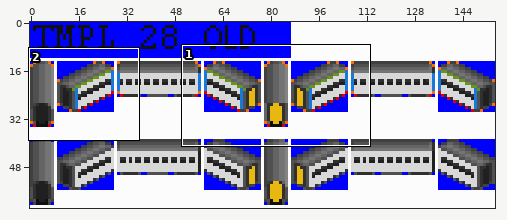
Sprite sheet -- gfx/Template/old_28px.png. The first picture is a wide view before the edit; the outline marks the close-up.
Close-up. Old version:
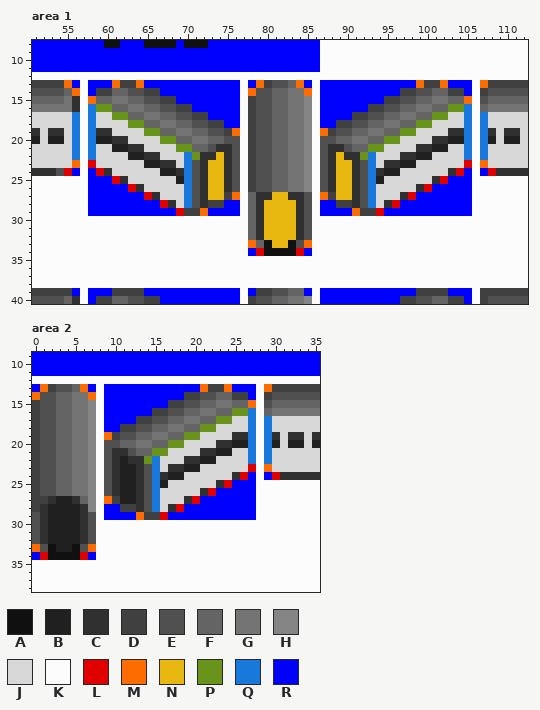
The file is 155x62 pixels. Colours within 5 levels of each other are drawn and written as one. Shown: area 1: x 51..112, y 8..40; area 2: x 0..35, y 9..38. The commit also changed other parts of the picture, which this record leaves out.
Palette (. is transparent): A #101010  B #202020  C #303030  D #404040  E #505050  F #646464  G #747474  H #848484  J #d8d8d8  K #fcfcfc  L #e00000  M #fc6c00  N #e8b810  P #68941c  Q #1878dc  R #0000ff
The same view after the edit:
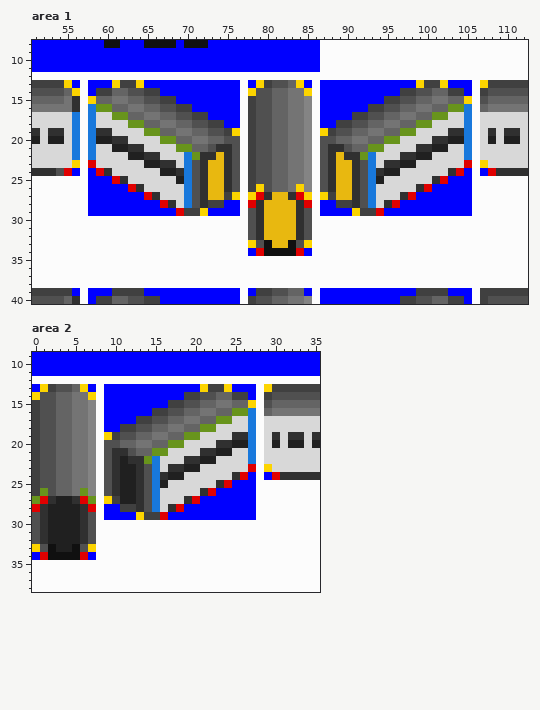
Diff:
colour M: #fc6c00 -> #fcd400
Area 1:
y 17..22: x 107 Q -> J
y 26: x 79 E -> M; x 84 G -> M
y 27: x 78..79 FC -> ML; x 84..85 CE -> LM
y 28: x 78 F -> L; x 85 E -> L
y 29..32: x 78 F -> E
y 33: x 79 F -> E
Area 2:
y 17..22: x 29 Q -> J
y 26: x 1 E -> P; x 6 G -> P
y 27: x 0..1 DD -> PL; x 6..7 FH -> LP
y 28: x 0 D -> L; x 7 H -> L
